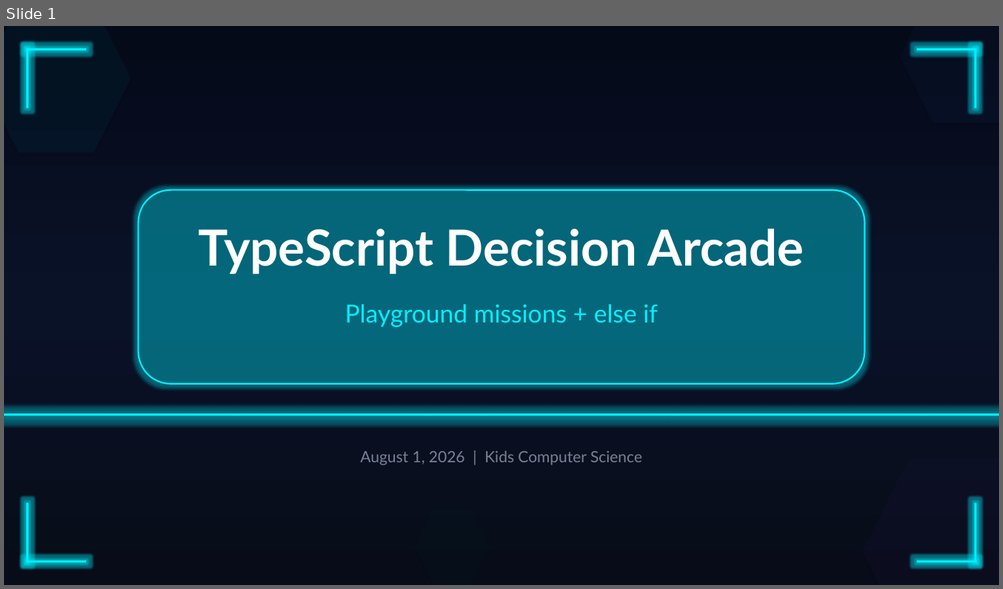
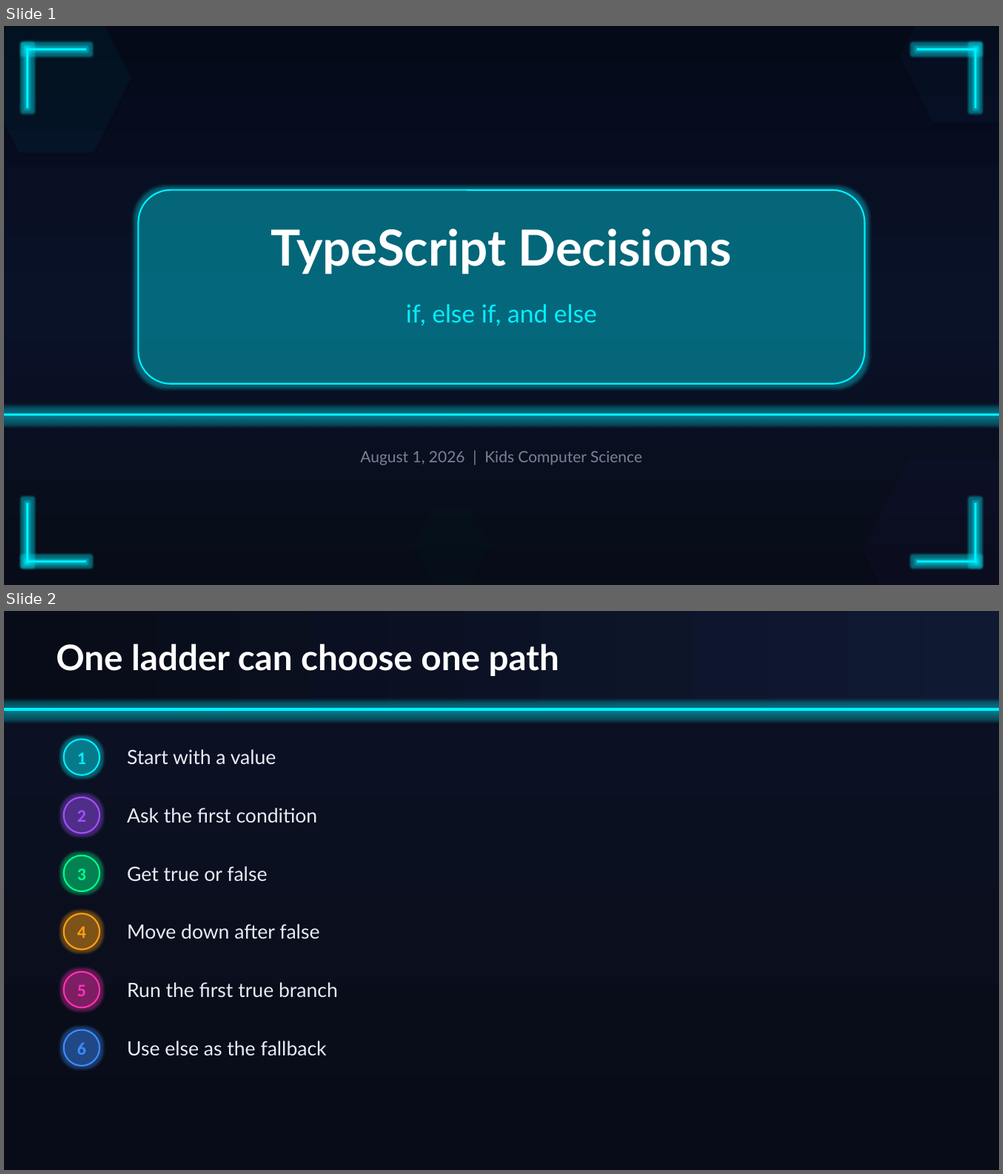
Before and after one commit to aghimir3/KidsComputerScience, a slide deck: 2026-08-01_TypeScript_Decision_Arcade/2026-08-01_TypeScript_Decision_Arcade.pptx. Shown one above the other, each under a label of ours: slide 1 before the commit, slides 1 and 2 after it. The pictures are 1003x589 and 1003x1174 pixels, drawn with LibreOffice and Linux fonts; fonts in the diff are those of the drawing. Boxes give left, top, right and bottom in pixels: in the first picture for what was removed or moved away, otherwise in the second. Text is boxed around its words. In the diff, an @@ line names an element or a change of style, - is before the commit and + after.

Commit message:
feat(2026-08-01): simplify decision concepts presentation

```diff
--- a/2026-08-01_TypeScript_Decision_Arcade/2026-08-01_TypeScript_Decision_Arcade.pptx
+++ b/2026-08-01_TypeScript_Decision_Arcade/2026-08-01_TypeScript_Decision_Arcade.pptx
@@ slide 2 added at <box>4,611,999,1170</box>, background #FFFFFF @@
@@ rectangle added at <box>4,611,999,1170</box>, fill gradient #080C18 to #0C1224 @@
@@ rectangle added at <box>4,611,999,708</box>, fill gradient #080C18 to #0F1932 @@
@@ text added at <box>56,644,559,676</box>, 34 pt, text #FFFFFF, bold @@
+One ladder can choose one path
@@ rectangle added at <box>4,708,999,711</box>, fill #00F0FF @@
@@ ellipse added at <box>64,739,99,775</box>, fill #00F0FF at 20% opacity, outline #00F0FF 1.5 pt, 17 pt, text #00F0FF, bold @@
+1
@@ text added at <box>127,749,276,765</box>, 19 pt, text #E6EBF5 @@
+Start with a value
@@ ellipse added at <box>64,797,99,833</box>, fill #A050FF at 20% opacity, outline #A050FF 1.5 pt, 17 pt, text #A050FF, bold @@
+2
@@ text added at <box>127,808,318,823</box>, 19 pt, text #E6EBF5 @@
+Ask the first condition
@@ ellipse added at <box>64,856,99,891</box>, fill #00FF8C at 20% opacity, outline #00FF8C 1.5 pt, 17 pt, text #00FF8C, bold @@
+3
@@ text added at <box>127,866,267,882</box>, 19 pt, text #E6EBF5 @@
+Get true or false
@@ ellipse added at <box>64,914,99,950</box>, fill #FFA014 at 20% opacity, outline #FFA014 1.5 pt, 17 pt, text #FFA014, bold @@
+4
@@ text added at <box>127,924,319,940</box>, 19 pt, text #E6EBF5 @@
+Move down after false
@@ ellipse added at <box>64,972,99,1008</box>, fill #FF32B4 at 20% opacity, outline #FF32B4 1.5 pt, 17 pt, text #FF32B4, bold @@
+5
@@ text added at <box>127,982,338,998</box>, 19 pt, text #E6EBF5 @@
+Run the first true branch
@@ ellipse added at <box>64,1031,99,1066</box>, fill #3C8CFF at 20% opacity, outline #3C8CFF 1.5 pt, 17 pt, text #3C8CFF, bold @@
+6
@@ text added at <box>127,1041,327,1056</box>, 19 pt, text #E6EBF5 @@
+Use else as the fallback
@@ slide 1 changed as well @@
@@ text at <box>271,229,731,275</box>: text changed @@
-TypeScript Decision Arcade
+TypeScript Decisions
@@ text at <box>406,304,597,326</box>: text changed @@
-Playground missions + else if
+if, else if, and else
```
Also in this commit, not shown: 5 other slides changed, 1 other slide added, 12 slides removed, 1 other file.
